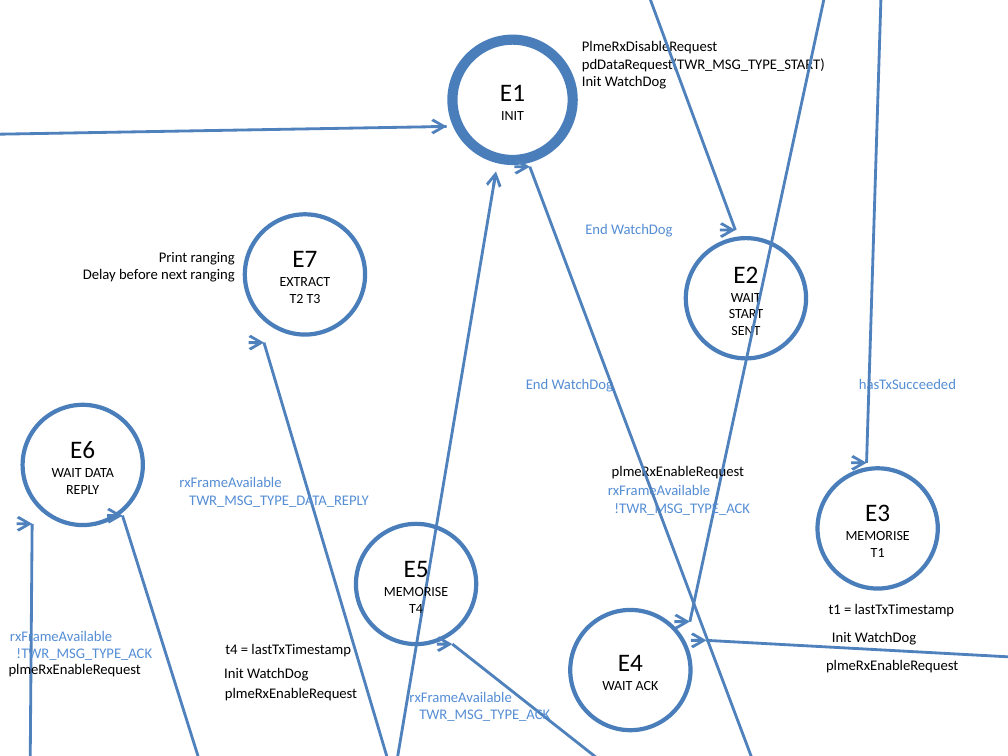
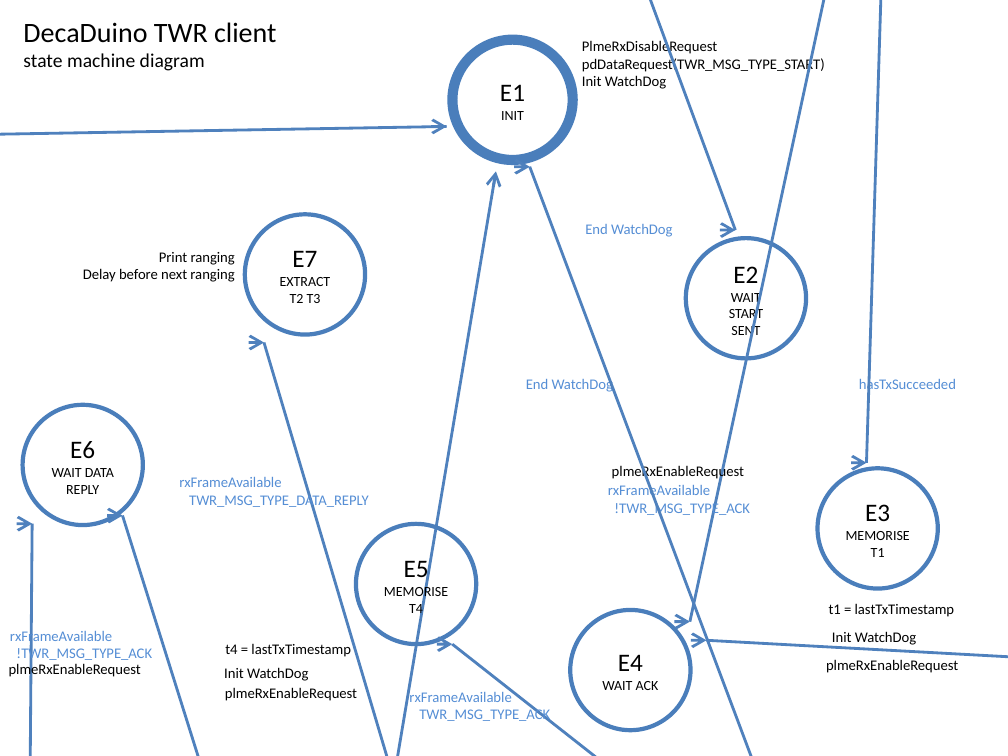
Before and after one commit to irit-rmess/DecaDuino, a slide deck: slide 1 of twrDecaDuino_A.odp. Drawn at 1008x756 pixels with LibreOffice and Linux fonts; fonts in the diff are those of the drawing. Boxes give left, top, right and bottom in pixels: in the first picture for what was removed or moved away, otherwise in the second. Text is boxed around its words. In the diff, an @@ line names an element or a change of style, - is before the commit and + after.

Commit message:
Add title on the state machine diagrams

```diff
--- a/twrDecaDuino_A.odp
+++ b/twrDecaDuino_A.odp
@@ text added at <box>23,22,276,71</box>, 14 pt, text #000000 @@
+DecaDuino TWR client
+state machine diagram
```
Also in this commit, not shown: 1 other file.
